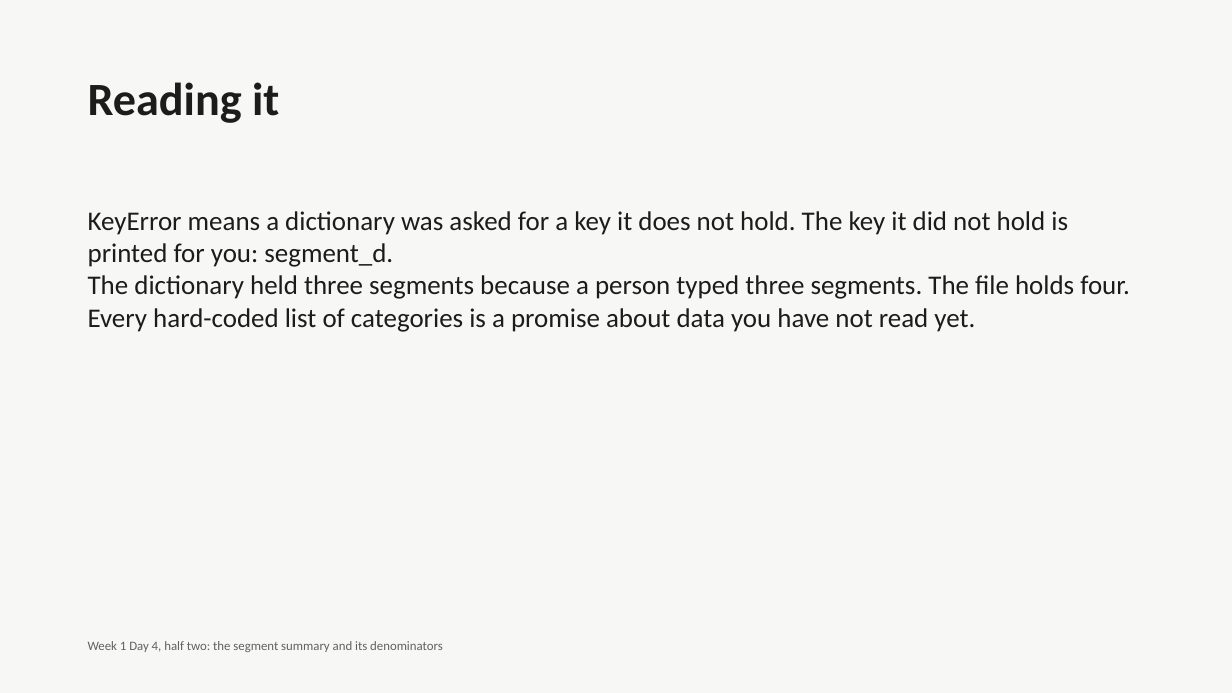
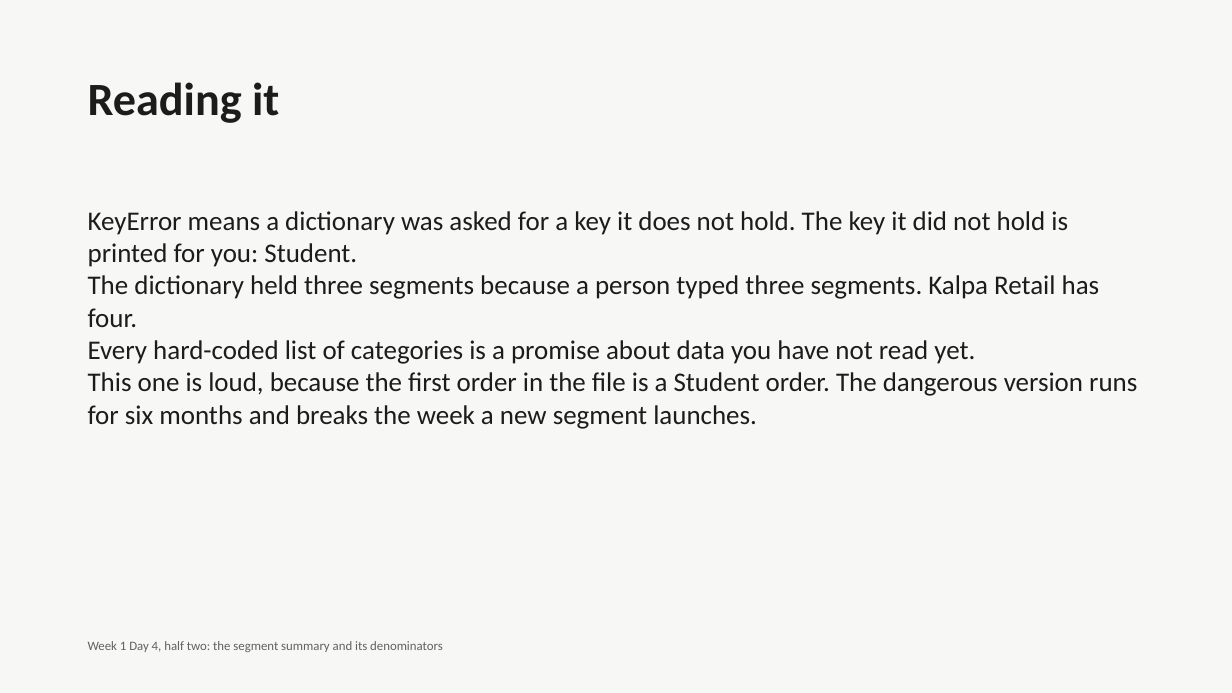
Before and after one commit to fde-academy-lab/c2-content-factory, a slide deck: slide 14 of content/W01/D4/C2_W01_D04_deck_half2_STUDENT.pptx (slide 13 before the commit). Drawn at 1232x693 pixels with LibreOffice and Linux fonts; fonts in the diff are those of the drawing. Boxes give left, top, right and bottom in pixels: in the first picture for what was removed or moved away, otherwise in the second. Text is boxed around its words. In the diff, an @@ line names an element or a change of style, - is before the commit and + after.

```diff
--- a/content/W01/D4/C2_W01_D04_deck_half2_STUDENT.pptx
+++ b/content/W01/D4/C2_W01_D04_deck_half2_STUDENT.pptx
@@ text at (88,211,1100,327): text changed @@
-KeyError means a dictionary was asked for a key it does not hold. The key it did not hold is printed for you: segment_d.
-The dictionary held three segments because a person typed three segments. The file holds four.
+KeyError means a dictionary was asked for a key it does not hold. The key it did not hold is printed for you: Student.
+The dictionary held three segments because a person typed three segments. Kalpa Retail has four.
@@ text at (88,372,1137,429): paragraph added @@
+This one is loud, because the first order in the file is a Student order. The dangerous version runs for six months and breaks the week a new segment launches.
```
Also in this commit, not shown: 25 other slides changed, 1 slide added, 24 other files.
